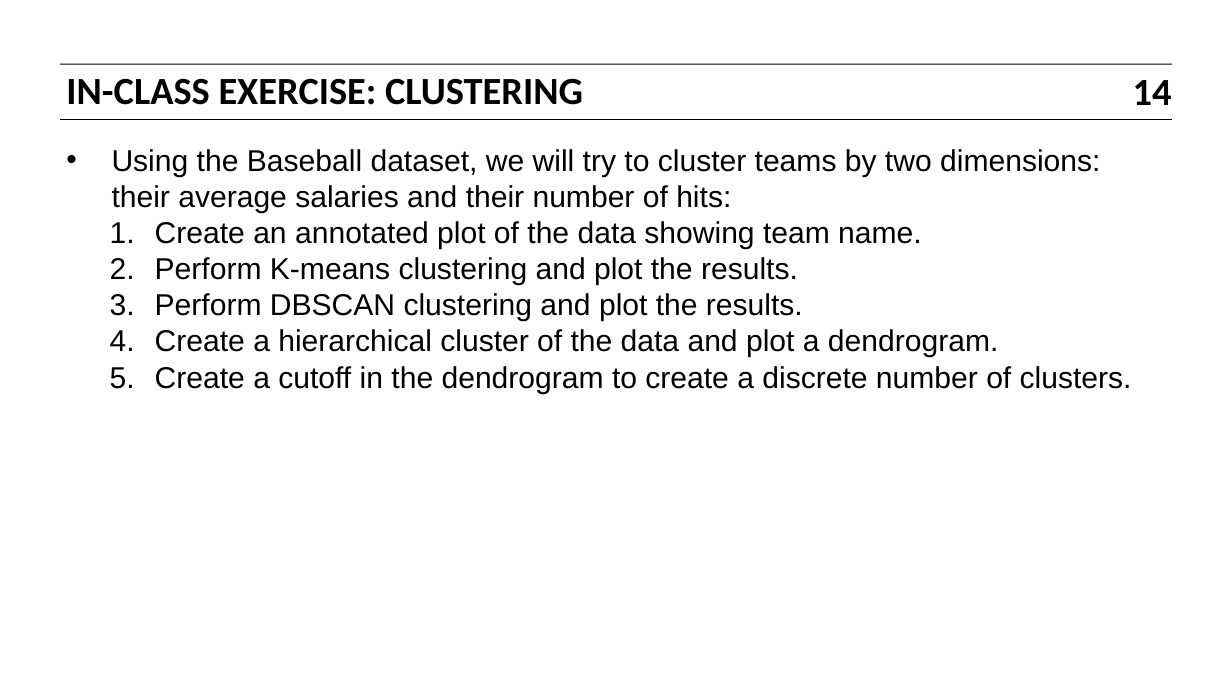
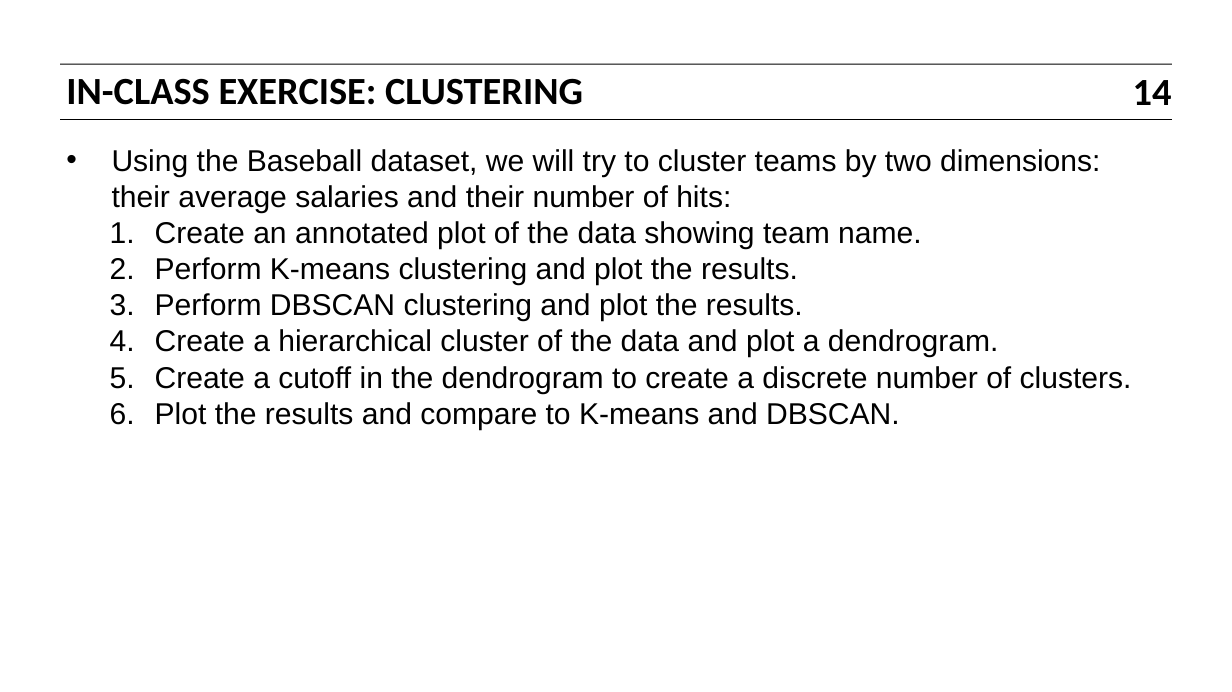
Before and after one commit to bbalin12/DAT5_BOS, a slide deck: slide 14 of slides/11_dimensionality_reduction_and_clustering.pptx. Drawn at 1232x692 pixels with LibreOffice and Linux fonts; fonts in the diff are those of the drawing. Boxes give left, top, right and bottom in pixels: in the first picture for what was removed or moved away, otherwise in the second. Text is boxed around its words. In the diff, an @@ line names an element or a change of style, - is before the commit and + after.

```diff
--- a/slides/11_dimensionality_reduction_and_clustering.pptx
+++ b/slides/11_dimensionality_reduction_and_clustering.pptx
@@ text at box(155, 402, 900, 430): paragraph added @@
+  6. Plot the results and compare to K-means and DBSCAN.
```
Also in this commit, not shown: 3 other files.
